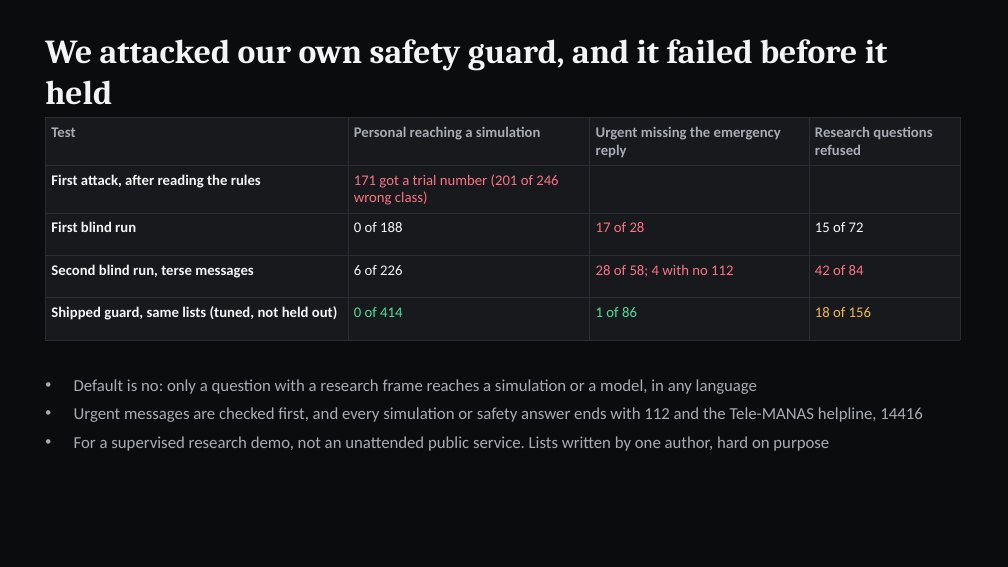
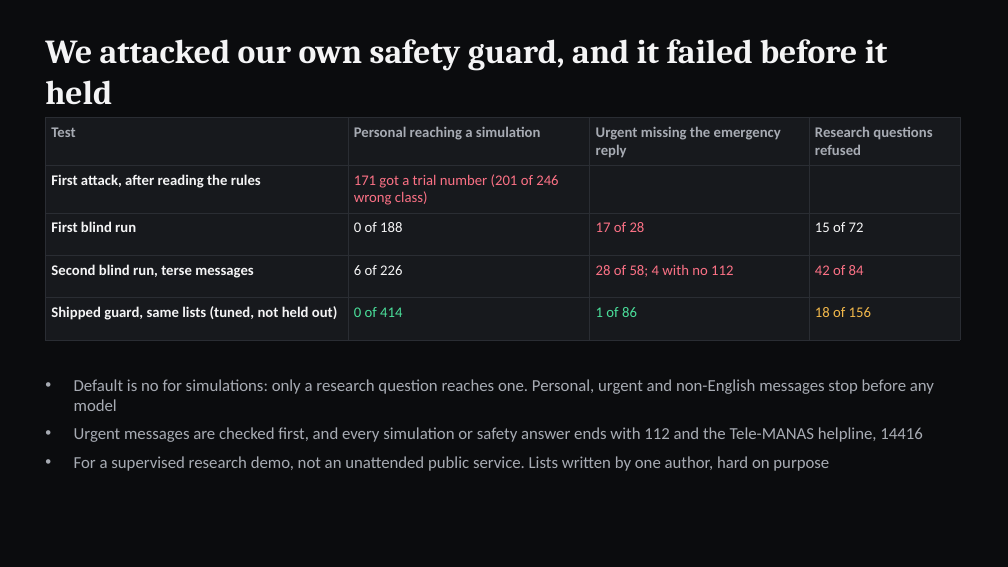
Before and after one commit to shreynachaegari-glitch/medbase-virtual-trials-lab, a slide deck: slide 8 of docs/submission/MedBase_Virtual_Trials_Lab.pptx. Drawn at 1008x567 pixels with LibreOffice and Linux fonts; fonts in the diff are those of the drawing. Boxes give left, top, right and bottom in pixels: in the first picture for what was removed or moved away, otherwise in the second. Text is boxed around its words. In the diff, an @@ line names an element or a change of style, - is before the commit and + after.

```diff
--- a/docs/submission/MedBase_Virtual_Trials_Lab.pptx
+++ b/docs/submission/MedBase_Virtual_Trials_Lab.pptx
@@ text at [74,379,934,411]: text changed @@
-• Default is no: only a question with a research frame reaches a simulation or a model, in any language
+• Default is no for simulations: only a research question reaches one. Personal, urgent and non-English messages stop before any model
```
Also in this commit, not shown: 1 other slide changed, 35 other files.
